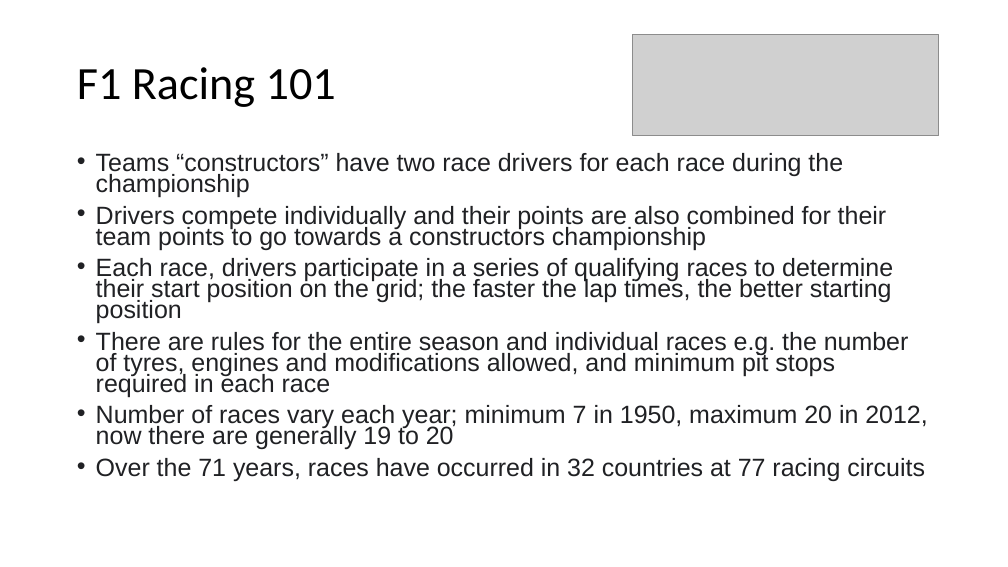
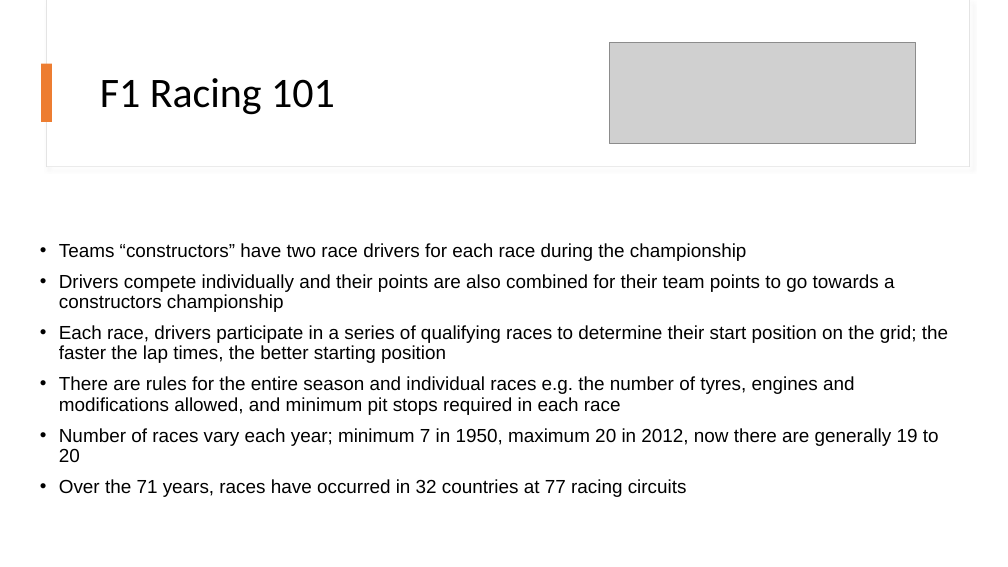
Before and after one commit to Praveena-codee/Project1, a slide deck: slide 3 of Project 1 - F1 factors.pptx. Drawn at 1008x567 pixels with LibreOffice and Linux fonts; fonts in the diff are those of the drawing; grey boxes stand for pictures. Boxes give left, top, right and bottom in pixels: in the first picture for what was removed or moved away, otherwise in the second. Text is boxed around its words. In the diff, an @@ line names an element or a change of style, - is before the commit and + after.

```diff
--- a/Project 1 - F1 factors.pptx
+++ b/Project 1 - F1 factors.pptx
@@ rectangle added at (46,0,969,167), fill #FFFFFF, outline #E1E1E1 1 pt @@
@@ rectangle added at (47,0,969,166), fill #FFFFFF @@
@@ title "F1 Racing 101": place and size @@
-title "F1 Racing 101" at (77,67,336,107)
+title "F1 Racing 101" at (100,78,335,115)
@@ title "F1 Racing 101" at (100,78,335,115): size 44 to 40 pt @@
@@ picture: place and size @@
-picture at (632,34,938,135)
+picture at (609,42,916,144)
@@ rectangle added at (42,64,52,122), fill #ED7D31 @@
@@ text "Teams “constructors” have two race ...": place and size @@
-text "Teams “constructors” have two race ..." at (96,153,927,481)
+text "Teams “constructors” have two race ..." at (59,243,948,497)
@@ text "Teams “constructors” have two race ..." at (59,243,948,497): size 23.8 to 18 pt, text colour #202124 to #000000; line spacing 0.7 to 0.9; vertical alignment top to middle @@
```
Also in this commit, not shown: 7 other slides changed, 5 slides added, 5 slides removed.
